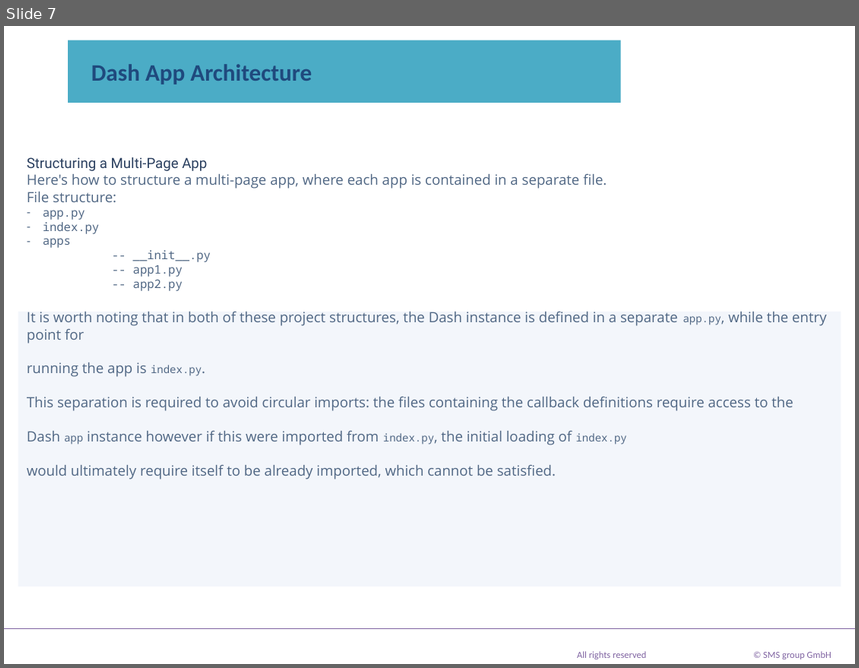
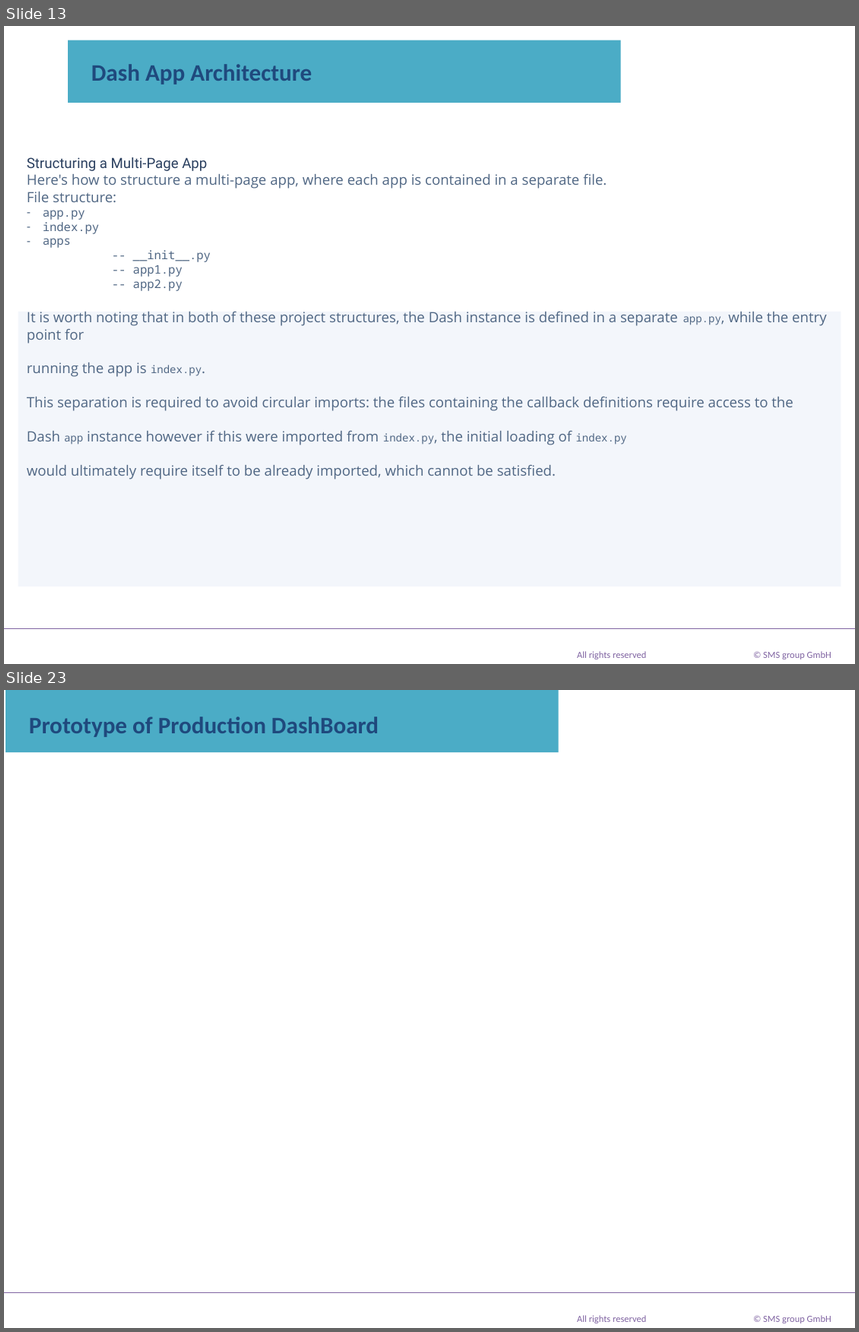
Before and after one commit to mrmanishprasadroy/Dash_Monitoring_Tool, a slide deck: PlotlyDashboard.pptx. Shown one above the other, each under a label of ours: slide 7 before the commit, slides 13 and 23 after it; the slides between them are not shown. The pictures are 859x668 and 859x1332 pixels, drawn with LibreOffice and Linux fonts; fonts in the diff are those of the drawing; background and template pictures are left out. Boxes give left, top, right and bottom in pixels: in the first picture for what was removed or moved away, otherwise in the second. Text is boxed around its words. In the diff, an @@ line names an element or a change of style, - is before the commit and + after.

```diff
--- a/PlotlyDashboard.pptx
+++ b/PlotlyDashboard.pptx
@@ slide 23 added at [4,690,855,1328], background picture (left out); not listed: 3 template elements that a slide beside it also shows @@
@@ rectangle added at [6,690,559,752], fill #4BACC6, 20 pt, text #1F497D, bold @@
+Prototype of Production DashBoard
@@ what was slide 7 is now slide 13 @@
```
Also in this commit, not shown: 3 slides changed, 6 other slides added, 6 slides removed, 51 other files.
